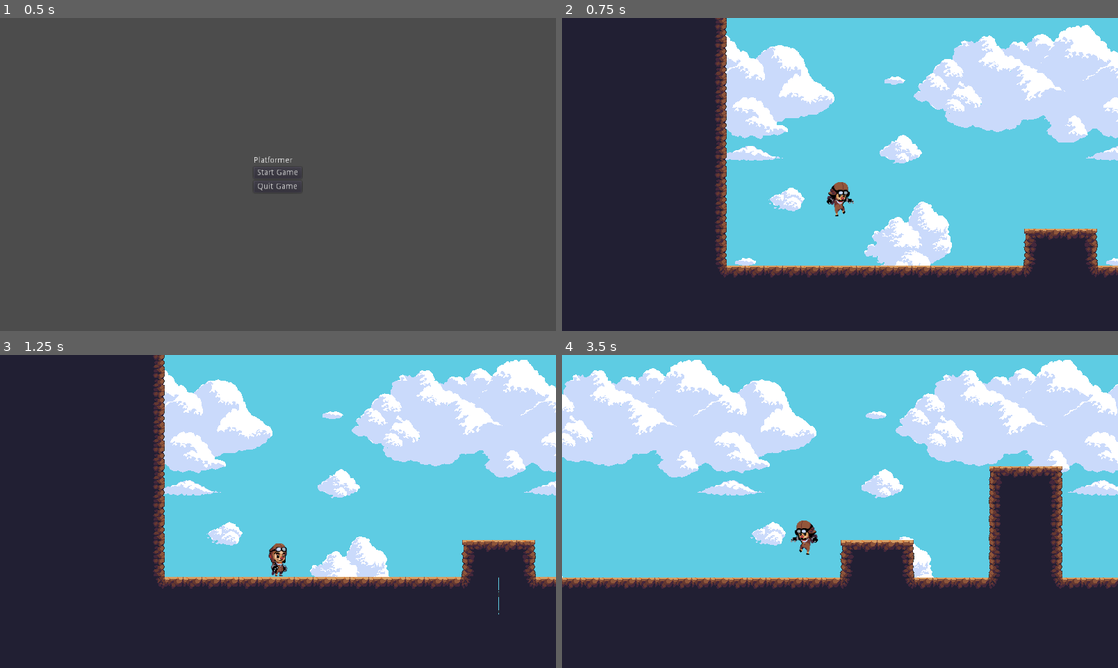
Above: before the commit, frames 1-4 (two rows, left to right).
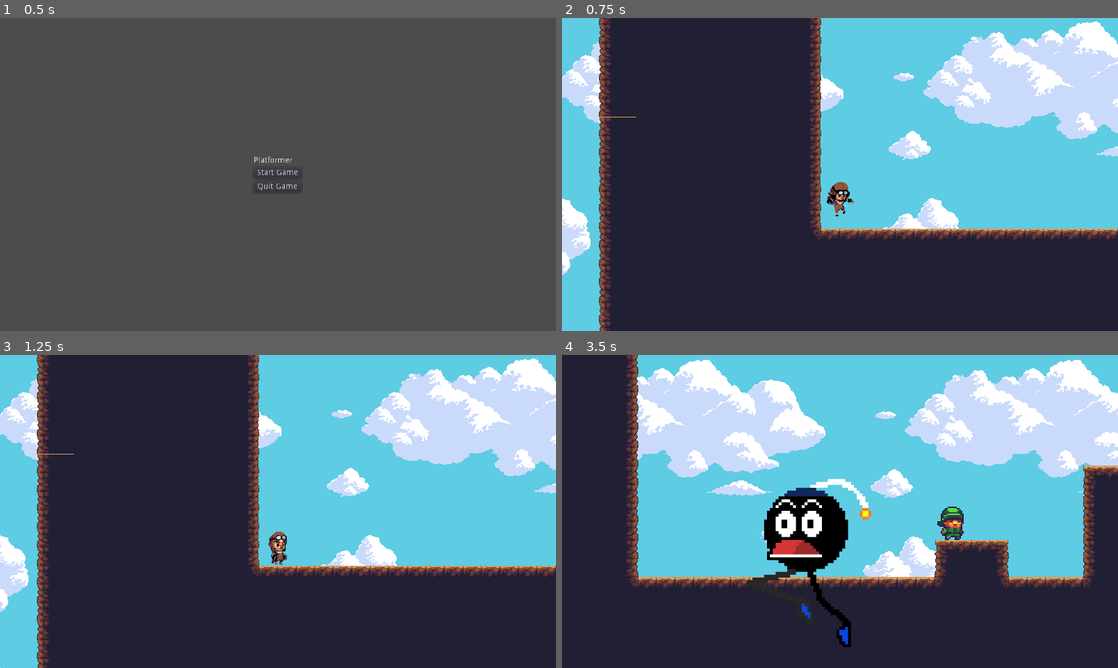
Above: after the commit, the same moments.

Repository: keshava1/defused
Game: Godot game, scene res://StartMenu.tscn
Two runs of this game, one before a commit and one after it. Both use one fixed random seed, a clock stepped at 60 frames per second and the inputs below. The engine's default icon, where the game draws it, is replaced by a stand-in: a white triangle on a blue panel in a dark square.
Inputs:
- Up to frame 1 (0.5 s): no input
- Up to frame 2 (0.75 s): click "Start Game" at 0.5 s
- Up to frame 3 (1.25 s): no input
- Up to frame 4 (3.5 s): tap Enter at 1.25 s; hold Right (ui_right) 1.28-2.78 s; tap Up (ui_up) at 1.52, 2.27 s; hold Left (ui_left) from 2.78 s (still down)

Frame 1 is identical in both runs. In frame 2, 35% of the frame differs, in the area x 0-100%, y 0-100%; in frame 3, 31%; in frame 4, 33%.

Commit message:
added run animation need to fix scaling

Diff:
--- a/Project 1 Platformer Git/Player.tscn
+++ b/Project 1 Platformer Git/Player.tscn
@@ -1,18 +1,93 @@
-[gd_scene load_steps=16 format=2]
+[gd_scene load_steps=27 format=2]
 
-[ext_resource path="res://Sprites/Player/Run0.png" type="Texture" id=1]
-[ext_resource path="res://Sprites/Player/Run4.png" type="Texture" id=2]
+[ext_resource path="res://Sprites/bomb guy.png" type="Texture" id=1]
 [ext_resource path="res://Sprites/Player/Jump0.png" type="Texture" id=3]
-[ext_resource path="res://Sprites/Player/Run2.png" type="Texture" id=4]
 [ext_resource path="res://Sprites/Player/Idle0.png" type="Texture" id=5]
-[ext_resource path="res://Sprites/Player/Run1.png" type="Texture" id=6]
-[ext_resource path="res://Sprites/Player/Run7.png" type="Texture" id=7]
 [ext_resource path="res://Sprites/Player/Jump3.png" type="Texture" id=8]
-[ext_resource path="res://Sprites/Player/Run3.png" type="Texture" id=9]
 [ext_resource path="res://KinematicBody2D.gd" type="Script" id=10]
 [ext_resource path="res://Dirt Autotile and Sky/Sky.png" type="Texture" id=11]
 [ext_resource path="res://Sprites/Player/Jump1.png" type="Texture" id=12]
 [ext_resource path="res://icon.png" type="Texture" id=13]
+
+[sub_resource type="AtlasTexture" id=4]
+flags = 4
+atlas = ExtResource( 1 )
+region = Rect2( 0, 0, 320, 320 )
+
+[sub_resource type="AtlasTexture" id=5]
+flags = 4
+atlas = ExtResource( 1 )
+region = Rect2( 320, 0, 320, 320 )
+
+[sub_resource type="AtlasTexture" id=6]
+flags = 4
+atlas = ExtResource( 1 )
+region = Rect2( 640, 0, 320, 320 )
+
+[sub_resource type="AtlasTexture" id=7]
+flags = 4
+atlas = ExtResource( 1 )
+region = Rect2( 960, 0, 320, 320 )
+
+[sub_resource type="AtlasTexture" id=8]
+flags = 4
+atlas = ExtResource( 1 )
+region = Rect2( 0, 320, 320, 320 )
+
+[sub_resource type="AtlasTexture" id=9]
+flags = 4
+atlas = ExtResource( 1 )
+region = Rect2( 320, 320, 320, 320 )
+
+[sub_resource type="AtlasTexture" id=10]
+flags = 4
+atlas = ExtResource( 1 )
+region = Rect2( 640, 320, 320, 320 )
+
+[sub_resource type="AtlasTexture" id=11]
+flags = 4
+atlas = ExtResource( 1 )
+region = Rect2( 960, 320, 320, 320 )
+
+[sub_resource type="AtlasTexture" id=12]
+flags = 4
+atlas = ExtResource( 1 )
+region = Rect2( 0, 640, 320, 320 )
+
+[sub_resource type="AtlasTexture" id=13]
+flags = 4
+atlas = ExtResource( 1 )
+region = Rect2( 320, 640, 320, 320 )
+
+[sub_resource type="AtlasTexture" id=14]
+flags = 4
+atlas = ExtResource( 1 )
+region = Rect2( 640, 640, 320, 320 )
+
+[sub_resource type="AtlasTexture" id=15]
+flags = 4
+atlas = ExtResource( 1 )
+region = Rect2( 960, 640, 320, 320 )
+
+[sub_resource type="AtlasTexture" id=16]
+flags = 4
+atlas = ExtResource( 1 )
+region = Rect2( 0, 960, 320, 320 )
+
+[sub_resource type="AtlasTexture" id=17]
+flags = 4
+atlas = ExtResource( 1 )
+region = Rect2( 320, 960, 320, 320 )
+
+[sub_resource type="AtlasTexture" id=18]
+flags = 4
+atlas = ExtResource( 1 )
+region = Rect2( 640, 960, 320, 320 )
+
+[sub_resource type="AtlasTexture" id=19]
+flags = 4
+atlas = ExtResource( 1 )
+region = Rect2( 960, 960, 320, 320 )
 
 [sub_resource type="SpriteFrames" id=2]
 animations = [ {
@@ -21,19 +96,9 @@
 "name": "Death",
 "speed": 5.0
 }, {
-"frames": [ ExtResource( 1 ), ExtResource( 6 ), ExtResource( 4 ), ExtResource( 9 ), ExtResource( 2 ), ExtResource( 7 ) ],
-"loop": true,
-"name": "Run",
-"speed": 10.0
-}, {
 "frames": [ ExtResource( 5 ) ],
 "loop": true,
 "name": "Idle",
-"speed": 5.0
-}, {
-"frames": [ ExtResource( 3 ) ],
-"loop": true,
-"name": "Jump",
 "speed": 5.0
 }, {
 "frames": [ ExtResource( 8 ) ],
@@ -41,9 +106,19 @@
 "name": "Fall",
 "speed": 5.0
 }, {
+"frames": [ SubResource( 4 ), SubResource( 5 ), SubResource( 6 ), SubResource( 7 ), SubResource( 8 ), SubResource( 9 ), SubResource( 10 ), SubResource( 11 ), SubResource( 12 ), SubResource( 13 ), SubResource( 14 ), SubResource( 15 ), SubResource( 16 ), SubResource( 17 ), SubResource( 18 ), SubResource( 19 ) ],
+"loop": true,
+"name": "Run",
+"speed": 10.0
+}, {
 "frames": [ ExtResource( 12 ) ],
 "loop": true,
 "name": "Jump2",
+"speed": 5.0
+}, {
+"frames": [ ExtResource( 3 ) ],
+"loop": true,
+"name": "Jump",
 "speed": 5.0
 } ]
 
@@ -59,7 +134,8 @@
 
 [node name="Sprite" type="AnimatedSprite" parent="."]
 frames = SubResource( 2 )
-animation = "Idle"
+animation = "Run"
+frame = 8
 playing = true
 
 [node name="CollisionShape2D" type="CollisionShape2D" parent="."]
--- /dev/null
+++ b/Project 1 Platformer Git/Scenes/BackgroundMusic.tscn
@@ -0,0 +1,3 @@
+[gd_scene format=2]
+
+[node name="AudioStreamPlayer2D" type="AudioStreamPlayer2D"]
--- /dev/null
+++ b/Project 1 Platformer Git/Scenes/Enemy.gd
@@ -0,0 +1,30 @@
+extends KinematicBody2D
+
+const GRAVITY = 10
+const SPEED = 60
+const FLOOR = Vector2(0,-1)
+
+var velocity = Vector2()
+var direction = 1
+
+# Called when the node enters the scene tree for the first time.
+func _ready():
+	pass # Replace with function body.
+
+func _physics_process(delta):
+	velocity.x = SPEED * direction
+	if(direction == 1):
+		$AnimatedSprite.flip_h = false
+	else:
+		$AnimatedSprite.flip_h = true
+	$AnimatedSprite.play("walk")
+
+	velocity.y += GRAVITY
+
+	velocity = move_and_slide(velocity, FLOOR)
+	if(is_on_wall()):
+		direction = direction * -1
+		$raycast.position.x *= -1
+	if($raycast.is_colliding() == false):
+		direction = direction * -1
+		$raycast.position.x *= -1
--- /dev/null
+++ b/Project 1 Platformer Git/Scenes/Enemy.tscn
@@ -0,0 +1,48 @@
+[gd_scene load_steps=9 format=2]
+
+[ext_resource path="res://Sprites/characters.png" type="Texture" id=1]
+[ext_resource path="res://Scenes/Enemy.gd" type="Script" id=2]
+
+[sub_resource type="AtlasTexture" id=1]
+atlas = ExtResource( 1 )
+region = Rect2( 96, 64, 32, 32 )
+
+[sub_resource type="AtlasTexture" id=2]
+atlas = ExtResource( 1 )
+region = Rect2( 128, 64, 32, 32 )
+
+[sub_resource type="AtlasTexture" id=3]
+atlas = ExtResource( 1 )
+region = Rect2( 160, 64, 32, 32 )
+
+[sub_resource type="AtlasTexture" id=4]
+atlas = ExtResource( 1 )
+region = Rect2( 192, 64, 32, 32 )
+
+[sub_resource type="SpriteFrames" id=5]
+animations = [ {
+"frames": [ SubResource( 1 ), SubResource( 2 ), SubResource( 3 ), SubResource( 4 ) ],
+"loop": true,
+"name": "walk",
+"speed": 12.0
+} ]
+
+[sub_resource type="RectangleShape2D" id=6]
+extents = Vector2( 5.5, 11 )
+
+[node name="Enemy" type="KinematicBody2D"]
+scale = Vector2( 2.5, 2.5 )
+script = ExtResource( 2 )
+
+[node name="AnimatedSprite" type="AnimatedSprite" parent="."]
+frames = SubResource( 5 )
+animation = "walk"
+
+[node name="CollisionShape2D" type="CollisionShape2D" parent="."]
+position = Vector2( 1.5, 4 )
+shape = SubResource( 6 )
+
+[node name="raycast" type="RayCast2D" parent="."]
+position = Vector2( 6.4, 0 )
+enabled = true
+cast_to = Vector2( 0, 16 )
--- a/Project 1 Platformer Git/Scenes/World7.tscn
+++ b/Project 1 Platformer Git/Scenes/World7.tscn
@@ -1,10 +1,11 @@
-[gd_scene load_steps=6 format=2]
+[gd_scene load_steps=7 format=2]
 
 [ext_resource path="res://Player.tscn" type="PackedScene" id=1]
 [ext_resource path="res://DirtAutoTile2.tres" type="TileSet" id=2]
 [ext_resource path="res://Spring.tscn" type="PackedScene" id=3]
 [ext_resource path="res://Spike.tscn" type="PackedScene" id=4]
 [ext_resource path="res://WorldComplete.tscn" type="PackedScene" id=5]
+[ext_resource path="res://Scenes/Enemy.tscn" type="PackedScene" id=6]
 
 [node name="Node2D" type="Node2D"]
 
@@ -14,7 +15,7 @@
 tile_data = PoolIntArray( -1572803, 0, 1, -1572802, 0, 65536, -1572801, 0, 65536, -1572800, 0, 65536, -1572799, 0, 6553 …(15124 unchanged characters)…
 
 [node name="Player" parent="." instance=ExtResource( 1 )]
-position = Vector2( 67, -68 )
+position = Vector2( -96, -4 )
 
 [node name="springs" type="Node2D" parent="."]
 
@@ -210,3 +211,6 @@
 [node name="WorldComplete" parent="." instance=ExtResource( 5 )]
 position = Vector2( 3694, -64 )
 next_world = "res://World.tscn"
+
+[node name="Enemy" parent="." instance=ExtResource( 6 )]
+position = Vector2( 443, -43 )
Binary file added: Project 1 Platformer Git/Sprites/bomb guy.png
Not shown, added: Project 1 Platformer Git/Sprites/bomb guy.png.import
Binary file added: Project 1 Platformer Git/Sprites/characters.png
Not shown, added: Project 1 Platformer Git/Sprites/characters.png.import
